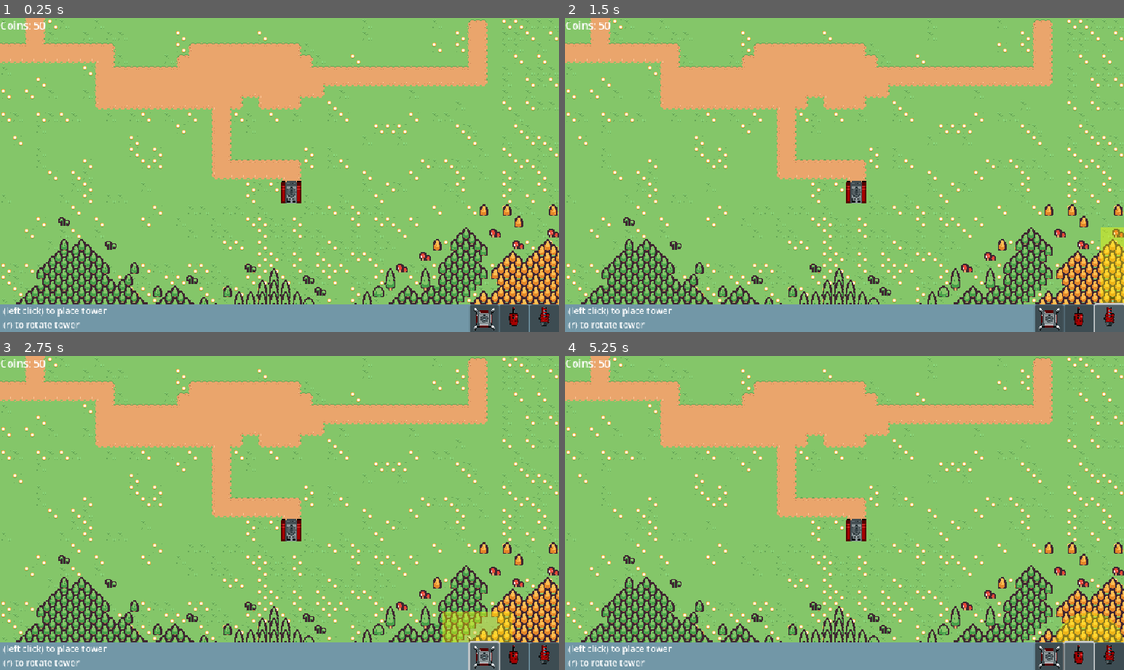
Above: before the commit, frames 1-4 (two rows, left to right).
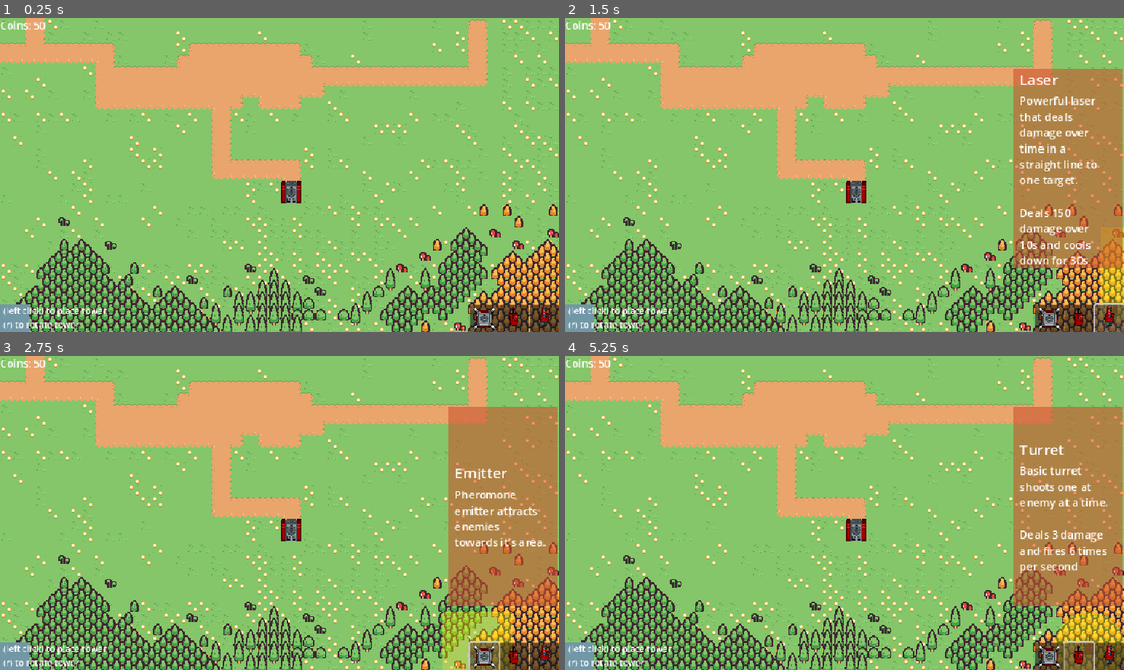
Above: after the commit, the same moments.

Repository: cmoll24/Anomaly-TD
Game: Godot game, scene res://src/main.tscn
Two runs of this game, one before a commit and one after it. Both use one fixed random seed, a clock stepped at 60 frames per second and the inputs below.
Inputs (mouse positions are in pixels of both pictures, inside the frame that each line leads up to):
- Up to frame 1 (0.25 s): no input
- Up to frame 2 (1.5 s): click (1079, 319) at 0.5 s; click (1107, 319) at 1.25 s
- Up to frame 3 (2.75 s): click (486, 657) at 2 s
- Up to frame 4 (5.25 s): click (1079, 657) at 2.75 s; click (1107, 657) at 3.5 s; click (1051, 657) at 4.25 s; click (1079, 657) at 5 s

The runs differ from the first frame. In frame 1, 7.9% of the frame differs, in the area x 5-100%, y 91-100%; in frame 2, 20%, in the area x 5-100%, y 16-100%; in frame 3, 20%; in frame 4, 20%.

Commit message:
PauseMenu + SidePanel

Diff:
--- a/project.godot
+++ b/project.godot
@@ -52,6 +52,11 @@
 "events": [Object(InputEventMouseButton,"resource_local_to_scene":false,"resource_name":"","device":-1,"window_id":0,"a …(253 unchanged characters)…
 ]
 }
+toggle_pause={
+"deadzone": 0.5,
+"events": [Object(InputEventKey,"resource_local_to_scene":false,"resource_name":"","device":-1,"window_id":0,"alt_pressed":false,"shift_pressed":false,"ctrl_pressed":false,"meta_pressed":false,"pressed":false,"keycode":0,"physical_keycode":4194305,"key_label":0,"unicode":0,"echo":false,"script":null)
+]
+}
 
 [rendering]
 
--- a/src/GlobalVariables.gd
+++ b/src/GlobalVariables.gd
@@ -18,9 +18,12 @@
 }
 
 var stats = {
-	TOWERS.TURRET : {'path' : "res://src/turret/Turret.tscn", 'cost' : 15},
-	TOWERS.EMITTER : {'path' : "res://src/turret/Emitter.tscn", 'cost' : 10},
-	TOWERS.LASER : {'path' : "res://src/turret/Laser.tscn", 'cost' : 30},
+	TOWERS.TURRET : {'path' : "res://src/turret/Turret.tscn", 'cost' : 15, 'name' : 'Turret',
+	'description' : "Basic turret shoots one at enemy at a time.\n\nDeals 3 damage and fires 6 times per second"},
+	TOWERS.EMITTER : {'path' : "res://src/turret/Emitter.tscn", 'cost' : 10, 'name' : 'Emitter',
+	'description' : "Pheromone emitter attracts enemies towards it's area."},
+	TOWERS.LASER : {'path' : "res://src/turret/Laser.tscn", 'cost' : 30, 'name' : 'Laser',
+	'description' : "Powerful laser that deals damage over time in a straight line to one target.\n\nDeals 150 damage over 10s and cools down for 30s"},
 }
 
 func _ready():
--- a/src/main.gd
+++ b/src/main.gd
@@ -1,16 +1,19 @@
 extends Control
 
-@onready var unit_tree : Node2D = $Ysort/creatures
-@onready var tower_tree : Node2D = $Ysort/towers
-@onready var terrain : TileMap = $Ysort/Terrain
-
-@onready var turret_button = $"UI/turret-button"
-@onready var emitter_button = $"UI/emitter-button"
-@onready var laser_button = $"UI/laser-button"
+@onready var unit_tree : Node2D = $pausable/Ysort/creatures
+@onready var tower_tree : Node2D = $pausable/Ysort/towers
+@onready var terrain : TileMap = $pausable/Ysort/Terrain
+
+@onready var turret_button = $"pausable/UI/turret-button"
+@onready var emitter_button = $"pausable/UI/emitter-button"
+@onready var laser_button = $"pausable/UI/laser-button"
 
 @onready var coins_label = $Coins
-
-@onready var academy = $Academy
+@onready var academy = $pausable/Academy
+
+@onready var pause_tree = $pausable
+@onready var pause_menu = $Overlay/PauseMenu
+@onready var side_panel = $pausable/UI/SidePanel
 
 var screen_size : Vector2
 var grid_screen : Rect2i #visible grid area
@@ -192,6 +195,7 @@
 		placing_turret.free()
 	if GlobalVariables.get_coins() >= GlobalVariables.stats[tower]['cost']:
 		placing_turret = load(GlobalVariables.stats[tower]['path']).instantiate()
+		placing_turret.side_panel = side_panel
 		tower_tree.add_child(placing_turret)
 
 func _on_enemy_waves_spawn_wave(enemy_type):
--- a/src/main.tscn
+++ b/src/main.tscn
@@ -1,10 +1,12 @@
-[gd_scene load_steps=26 format=3 uid="uid://m2ue1gvxs63p"]
+[gd_scene load_steps=28 format=3 uid="uid://m2ue1gvxs63p"]
 
 [ext_resource type="Script" path="res://src/main.gd" id="1_vskkh"]
 [ext_resource type="Texture2D" uid="uid://dcse3qyvm7yx5" path="res://assets/turrets/turret-icon.png" id="2_ku564"]
+[ext_resource type="PackedScene" uid="uid://d4cpl220fkdrl" path="res://src/ui/SidePanel.tscn" id="3_0gmds"]
 [ext_resource type="Texture2D" uid="uid://dwt2v4an416yh" path="res://assets/turrets/laser-icon.png" id="3_0uep1"]
 [ext_resource type="Texture2D" uid="uid://bndu4ko7er5eo" path="res://assets/tileset/16bit-tilset/tilemap_packed.png" id="3_c8jye"]
 [ext_resource type="Texture2D" uid="uid://becm4xur57mln" path="res://assets/turrets/emitter_tower.png" id="4_65qyf"]
+[ext_resource type="PackedScene" uid="uid://csfyhc8jt8ksq" path="res://src/ui/PauseMenu.tscn" id="5_clpq2"]
 [ext_resource type="Texture2D" uid="uid://cgx7helht35d2" path="res://assets/turrets/turret_01_mk2-64x64.png" id="6_2sqn4"]
 [ext_resource type="Texture2D" uid="uid://kng106ig0jso" path="res://assets/turrets/weapons48x48.png" id="7_gcygi"]
 [ext_resource type="PackedScene" uid="uid://dhodcrhes1jot" path="res://src/turret/Academy.tscn" id="7_k3toq"]
@@ -560,19 +562,50 @@
 scale = Vector2(0.9, 0.9)
 text = "Coins:"
 
-[node name="UI" type="Control" parent="."]
+[node name="Overlay" type="Control" parent="."]
+z_index = 5
+layout_mode = 1
+anchors_preset = 15
+anchor_right = 1.0
+anchor_bottom = 1.0
+grow_horizontal = 2
+grow_vertical = 2
+mouse_filter = 1
+
+[node name="PauseMenu" parent="Overlay" node_paths=PackedStringArray("pause_tree") instance=ExtResource("5_clpq2")]
+layout_mode = 1
+pause_tree = NodePath("../../pausable")
+
+[node name="pausable" type="Control" parent="."]
+anchors_preset = 0
+offset_right = 40.0
+offset_bottom = 40.0
+
+[node name="UI" type="Control" parent="pausable"]
 z_index = 4
 layout_mode = 1
 anchors_preset = 12
 anchor_top = 1.0
 anchor_right = 1.0
 anchor_bottom = 1.0
-offset_top = -38.0
-offset_bottom = 2.0
+offset_top = 354.0
+offset_bottom = 394.0
 grow_horizontal = 2
 grow_vertical = 0
 
-[node name="ColorRect" type="ColorRect" parent="UI"]
+[node name="SidePanel" parent="pausable/UI" instance=ExtResource("3_0gmds")]
+layout_mode = 1
+anchors_preset = 15
+anchor_right = 1.0
+anchor_bottom = 1.0
+offset_left = 616.0
+offset_top = -325.0
+offset_right = 726.0
+offset_bottom = -90.0
+grow_horizontal = 2
+grow_vertical = 2
+
+[node name="ColorRect" type="ColorRect" parent="pausable/UI"]
 layout_mode = 1
 anchors_preset = 15
 anchor_right = 1.0
@@ -581,28 +614,28 @@
 grow_vertical = 2
 color = Color(0.447059, 0.592157, 0.654902, 1)
 
-[node name="turret-button" type="Button" parent="UI"]
+[node name="turret-button" type="Button" parent="pausable/UI"]
 layout_mode = 0
 offset_left = 686.0
 offset_right = 726.0
 offset_bottom = 40.0
 icon = ExtResource("2_ku564")
 
-[node name="laser-button" type="Button" parent="UI"]
+[node name="laser-button" type="Button" parent="pausable/UI"]
 layout_mode = 0
 offset_left = 728.0
 offset_right = 768.0
 offset_bottom = 40.0
 icon = ExtResource("3_0uep1")
 
-[node name="emitter-button" type="Button" parent="UI"]
+[node name="emitter-button" type="Button" parent="pausable/UI"]
 layout_mode = 0
 offset_left = 645.0
 offset_right = 685.0
 offset_bottom = 40.0
 icon = ExtResource("4_65qyf")
 
-[node name="Label" type="Label" parent="UI"]
+[node name="Label" type="Label" parent="pausable/UI"]
 layout_mode = 0
 offset_left = 4.0
 offset_right = 193.0
@@ -611,10 +644,10 @@
 text = "(left click) to place tower
 (r) to rotate tower"
 
-[node name="Ysort" type="Node2D" parent="."]
+[node name="Ysort" type="Node2D" parent="pausable"]
 y_sort_enabled = true
 
-[node name="Terrain" type="TileMap" parent="Ysort"]
+[node name="Terrain" type="TileMap" parent="pausable/Ysort"]
 y_sort_enabled = true
 tile_set = SubResource("TileSet_ul1at")
 collision_visibility_mode = 1
@@ -626,34 +659,34 @@
 layer_1/y_sort_enabled = true
 layer_1/tile_data = PackedInt32Array(1376259, 393216, 0, 1441795, 393216, 2, 1507331, 458752, 1, 1572867, 458752, 1, 16 …(4777 unchanged characters)…
 
-[node name="creatures" type="Node2D" parent="Ysort"]
+[node name="creatures" type="Node2D" parent="pausable/Ysort"]
 y_sort_enabled = true
 
-[node name="towers" type="Node2D" parent="Ysort"]
+[node name="towers" type="Node2D" parent="pausable/Ysort"]
 z_index = 1
 
-[node name="Turret" type="AnimatedSprite2D" parent="Ysort/towers"]
+[node name="Turret" type="AnimatedSprite2D" parent="pausable/Ysort/towers"]
 visible = false
 position = Vector2(208, 142)
 sprite_frames = SubResource("SpriteFrames_li8lk")
 autoplay = "default"
 
-[node name="Turret2" type="AnimatedSprite2D" parent="Ysort/towers"]
+[node name="Turret2" type="AnimatedSprite2D" parent="pausable/Ysort/towers"]
 visible = false
 position = Vector2(183, 217)
 rotation = 0.785397
 sprite_frames = SubResource("SpriteFrames_japh3")
 animation = &"rockets"
 
-[node name="Academy" parent="." instance=ExtResource("7_k3toq")]
+[node name="Academy" parent="pausable" instance=ExtResource("7_k3toq")]
 position = Vector2(384, 224)
 
-[node name="Camera2D" type="Camera2D" parent="."]
+[node name="Camera2D" type="Camera2D" parent="pausable"]
 anchor_mode = 0
 
-[node name="EnemyWaves" parent="." instance=ExtResource("11_eg6ov")]
-
-[connection signal="pressed" from="UI/turret-button" to="." method="_on_turretbutton_pressed"]
-[connection signal="pressed" from="UI/laser-button" to="." method="_on_laserbutton_pressed"]
-[connection signal="pressed" from="UI/emitter-button" to="." method="_on_emitterbutton_pressed"]
-[connection signal="spawn_wave" from="EnemyWaves" to="." method="_on_enemy_waves_spawn_wave"]
+[node name="EnemyWaves" parent="pausable" instance=ExtResource("11_eg6ov")]
+
+[connection signal="pressed" from="pausable/UI/turret-button" to="." method="_on_turretbutton_pressed"]
+[connection signal="pressed" from="pausable/UI/laser-button" to="." method="_on_laserbutton_pressed"]
+[connection signal="pressed" from="pausable/UI/emitter-button" to="." method="_on_emitterbutton_pressed"]
+[connection signal="spawn_wave" from="pausable/EnemyWaves" to="." method="_on_enemy_waves_spawn_wave"]
--- a/src/turret/Emitter.gd
+++ b/src/turret/Emitter.gd
@@ -6,6 +6,7 @@
 
 func _ready():
 	#attack_weight_area = [Rect2i(-2,-2,5,5),Rect2i(-2,-1,5,5),Rect2i(-2,-2,5,5),Rect2i(-2,-2,5,5)]
-	gbv_name = GlobalVariables.TOWERS.EMITTER
+	tower_type = GlobalVariables.TOWERS.EMITTER
 	attack_weight_transform = add_weight
 	range_indicator.visible = true
+	side_panel.open(tower_type)
--- a/src/turret/Laser.gd
+++ b/src/turret/Laser.gd
@@ -3,11 +3,12 @@
 @onready var attacking_duration = $attacking_duration
 
 func _ready():
-	gbv_name = GlobalVariables.TOWERS.LASER
+	tower_type = GlobalVariables.TOWERS.LASER
 	attack_weight_area = [Rect2i(0,-3,1,4),Rect2i(0,0,4,1),Rect2i(0,0,1,4),Rect2i(-3,0,4,1)]
 	attack_collision.monitoring = false
 	attack.visible = false
 	range_indicator.visible = true
+	side_panel.open(tower_type)
 
 func attack_process(delta):
 	if can_attack and target and is_instance_valid(target):
--- a/src/turret/Tower.gd
+++ b/src/turret/Tower.gd
@@ -12,11 +12,14 @@
 
 var can_attack = true
 
-var gbv_name : GlobalVariables.TOWERS
+var tower_type : GlobalVariables.TOWERS
+
+var side_panel
 
 # Called when the node enters the scene tree for the first time.
 func _ready():
 	range_indicator.visible = true
+	side_panel.open(tower_type)
 
 func get_attack_weight_area():
 	return attack_weight_area[0]
@@ -25,12 +28,13 @@
 	return attack_weight_transform
 
 func get_cost():
-	return GlobalVariables.stats[gbv_name]['cost']
+	return GlobalVariables.stats[tower_type]['cost']
 
 func place():
 	range_indicator.visible = false
 	range_indicator.z_index = -1
 	disabled = false
+	side_panel.close()
 
 func _process(delta): #make it slowaly turn, not instant
 	if disabled:
@@ -56,7 +60,9 @@
 func _on_click_area_input_event(_viewport, event, _shape_idx):
 	if not disabled and event.is_action_pressed("select"):
 		range_indicator.visible = true
+		side_panel.open(tower_type)
 
 func _input(event):
 	if not disabled and event.is_action_pressed("select"):
 		range_indicator.visible = false
+		side_panel.close()
--- a/src/turret/Turret.gd
+++ b/src/turret/Turret.gd
@@ -10,11 +10,12 @@
 
 # Called when the node enters the scene tree for the first time.
 func _ready():
-	gbv_name = GlobalVariables.TOWERS.TURRET
+	tower_type = GlobalVariables.TOWERS.TURRET
 	range_indicator.visible = true
 	attack_weight_area = [Rect2i(-1,-1,3,3),Rect2i(-1,-1,3,3),Rect2i(-1,-1,3,3),Rect2i(-1,-1,3,3)]
 	attack_collision.monitoring = false
 	attack.visible = false
+	side_panel.open(tower_type)
 
 func get_attack_weight_area():
 	var direction = int(rad_to_deg(rotation_point.rotation)/90)%4
@@ -25,6 +26,7 @@
 	range_indicator.visible = false
 	disabled = false
 	range_indicator.z_index = -1
+	side_panel.close()
 
 func calculate_closest_target():
 	var closest_target = null
--- /dev/null
+++ b/src/ui/PauseMenu.gd
@@ -0,0 +1,37 @@
+extends Control
+
+@onready var resume_button = $VBoxContainer/Resume
+
+@export var pause_tree : Control
+
+signal resume
+
+func _ready():
+	visible = false
+
+func open():
+	pause_tree.set_process_mode(PROCESS_MODE_DISABLED)
+	visible = true
+	resume_button.grab_focus()
+
+func close():
+	visible = false
+	pause_tree.set_process_mode(PROCESS_MODE_INHERIT)
+	print(pause_tree.get_process_mode())
+
+func _on_resume_pressed():
+	emit_signal("resume")
+	close()
+
+func _on_quit_pressed():
+	get_tree().quit()
+
+func _unhandled_input(event):
+	if event.is_action_pressed("toggle_pause"):
+		if pause_tree.get_process_mode() == PROCESS_MODE_INHERIT:
+			open()
+
+		elif pause_tree.get_process_mode() == PROCESS_MODE_DISABLED:
+			close()
+
+		get_viewport().set_input_as_handled()
--- /dev/null
+++ b/src/ui/PauseMenu.tscn
@@ -0,0 +1,50 @@
+[gd_scene load_steps=2 format=3 uid="uid://csfyhc8jt8ksq"]
+
+[ext_resource type="Script" path="res://src/ui/PauseMenu.gd" id="1_tn8wn"]
+
+[node name="PauseMenu" type="Control"]
+layout_mode = 3
+anchors_preset = 15
+anchor_right = 1.0
+anchor_bottom = 1.0
+grow_horizontal = 2
+grow_vertical = 2
+mouse_filter = 1
+script = ExtResource("1_tn8wn")
+
+[node name="ColorRect" type="ColorRect" parent="."]
+layout_mode = 1
+anchors_preset = 15
+anchor_right = 1.0
+anchor_bottom = 1.0
+grow_horizontal = 2
+grow_vertical = 2
+mouse_force_pass_scroll_events = false
+color = Color(0, 0, 0, 0.211765)
+
+[node name="VBoxContainer" type="VBoxContainer" parent="."]
+layout_mode = 1
+anchors_preset = 8
+anchor_left = 0.5
+anchor_top = 0.5
+anchor_right = 0.5
+anchor_bottom = 0.5
+offset_left = -20.0
+offset_top = -20.0
+offset_right = 20.0
+offset_bottom = 20.0
+grow_horizontal = 2
+grow_vertical = 2
+mouse_filter = 2
+
+[node name="Label" type="Label" parent="VBoxContainer"]
+layout_mode = 2
+theme_override_font_sizes/font_size = 30
+text = "Game Paused"
+
+[node name="Resume" type="Button" parent="VBoxContainer"]
+layout_mode = 2
+theme_override_font_sizes/font_size = 30
+text = "Resume"
+
+[connection signal="pressed" from="VBoxContainer/Resume" to="." method="_on_resume_pressed"]
--- /dev/null
+++ b/src/ui/Shop.gd
@@ -0,0 +1,11 @@
+extends Control
+
+func _ready():
+	visible = false
+
+func open():
+	visible = true
+	#resume_button.grab_focus()
+
+func close():
+	visible = false
--- /dev/null
+++ b/src/ui/Shop.tscn
@@ -0,0 +1,46 @@
+[gd_scene load_steps=2 format=3 uid="uid://d1gb2lemfq8te"]
+
+[ext_resource type="Script" path="res://src/ui/Shop.gd" id="1_k43o3"]
+
+[node name="Shop" type="Control"]
+layout_mode = 3
+anchors_preset = 15
+anchor_right = 1.0
+anchor_bottom = 1.0
+grow_horizontal = 2
+grow_vertical = 2
+script = ExtResource("1_k43o3")
+
+[node name="ColorRect" type="ColorRect" parent="."]
+layout_mode = 1
+anchors_preset = 15
+anchor_right = 1.0
+anchor_bottom = 1.0
+offset_left = 157.0
+offset_top = 34.0
+offset_right = -147.0
+offset_bottom = -40.0
+grow_horizontal = 2
+grow_vertical = 2
+mouse_force_pass_scroll_events = false
+color = Color(0.912456, 0.21378, 1.34766e-06, 0.211765)
+
+[node name="VBoxContainer" type="VBoxContainer" parent="."]
+layout_mode = 1
+anchors_preset = 8
+anchor_left = 0.5
+anchor_top = 0.5
+anchor_right = 0.5
+anchor_bottom = 0.5
+offset_left = -20.0
+offset_top = -20.0
+offset_right = 20.0
+offset_bottom = 20.0
+grow_horizontal = 2
+grow_vertical = 2
+mouse_filter = 2
+
+[node name="Label" type="Label" parent="VBoxContainer"]
+layout_mode = 2
+theme_override_font_sizes/font_size = 30
+text = "Shop"
--- /dev/null
+++ b/src/ui/SidePanel.gd
@@ -0,0 +1,15 @@
+extends Control
+
+@onready var tower_name = $VBoxContainer/name
+@onready var description = $VBoxContainer/description
+
+func _ready():
+	visible = false
+
+func open(tower_type : GlobalVariables.TOWERS):
+	visible = true
+	tower_name.text = GlobalVariables.stats[tower_type]['name']
+	description.text = GlobalVariables.stats[tower_type]['description']
+
+func close():
+	visible = false
--- /dev/null
+++ b/src/ui/SidePanel.tscn
@@ -0,0 +1,50 @@
+[gd_scene load_steps=2 format=3 uid="uid://d4cpl220fkdrl"]
+
+[ext_resource type="Script" path="res://src/ui/SidePanel.gd" id="1_0d18g"]
+
+[node name="SidePanel" type="Control"]
+layout_mode = 3
+anchor_right = 0.195
+anchor_bottom = 0.579
+offset_right = 0.23999
+offset_bottom = -0.128021
+mouse_filter = 2
+script = ExtResource("1_0d18g")
+
+[node name="ColorRect" type="ColorRect" parent="."]
+layout_mode = 1
+anchors_preset = 15
+anchor_right = 1.0
+anchor_bottom = 1.0
+grow_horizontal = 2
+grow_vertical = 2
+mouse_filter = 2
+mouse_force_pass_scroll_events = false
+color = Color(0.788235, 0.333333, 0.180392, 0.603922)
+
+[node name="VBoxContainer" type="VBoxContainer" parent="."]
+layout_mode = 1
+anchors_preset = 14
+anchor_top = 0.5
+anchor_right = 1.0
+anchor_bottom = 0.5
+offset_left = 8.0
+offset_top = -39.0
+offset_right = -17.0
+offset_bottom = 39.0
+grow_horizontal = 2
+grow_vertical = 2
+mouse_filter = 2
+
+[node name="name" type="Label" parent="VBoxContainer"]
+layout_mode = 2
+theme_override_font_sizes/font_size = 20
+text = "Tower name"
+autowrap_mode = 3
+
+[node name="description" type="RichTextLabel" parent="VBoxContainer"]
+layout_mode = 2
+mouse_filter = 2
+theme_override_font_sizes/normal_font_size = 15
+text = "Tower description"
+fit_content = true
